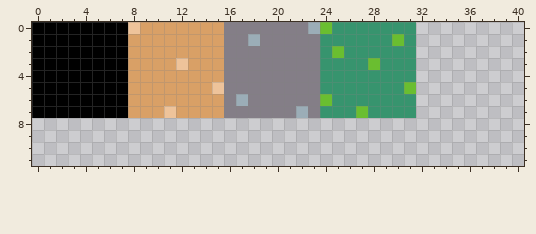
Edited in one commit: pixel-art file (content/textures/tileset.ase). The picture above is the old version.
64x64 pixels, 1 frame. Shown: x 0..40, y 0..11.
The result:
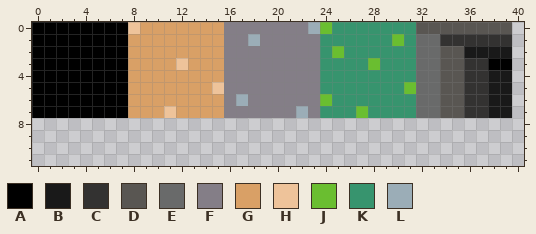
Palette (. is transparent): A #000000  B #191919  C #333231  D #595652  E #696a6a  F #847e87  G #d9a066  H #eec39a  J #6abe30  K #37946e  L #9badb7
The exact change:
The author put colour A in row 3 at x 38 to 39.
The author put colour B in row 2 at x 36 to 39; in rows 4 to 7 at x 38 to 39.
The author put colour C in row 1 at x 34 to 39; in rows 3 to 7 at x 36 to 37.
The author put colour D in row 0 at x 32 to 39; in rows 2 to 7 at x 34 to 35.
The author put colour E in rows 1 to 7 at x 32 to 33.
Where, in picture pixels (left, top, right, bottom), the same in both pictures:
added: (416, 22, 512, 118)
